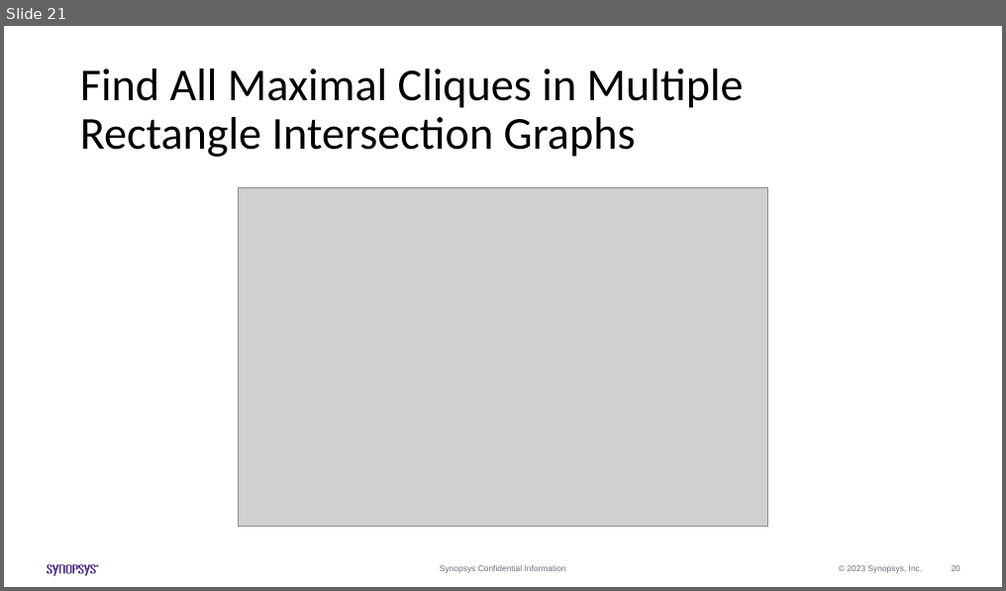
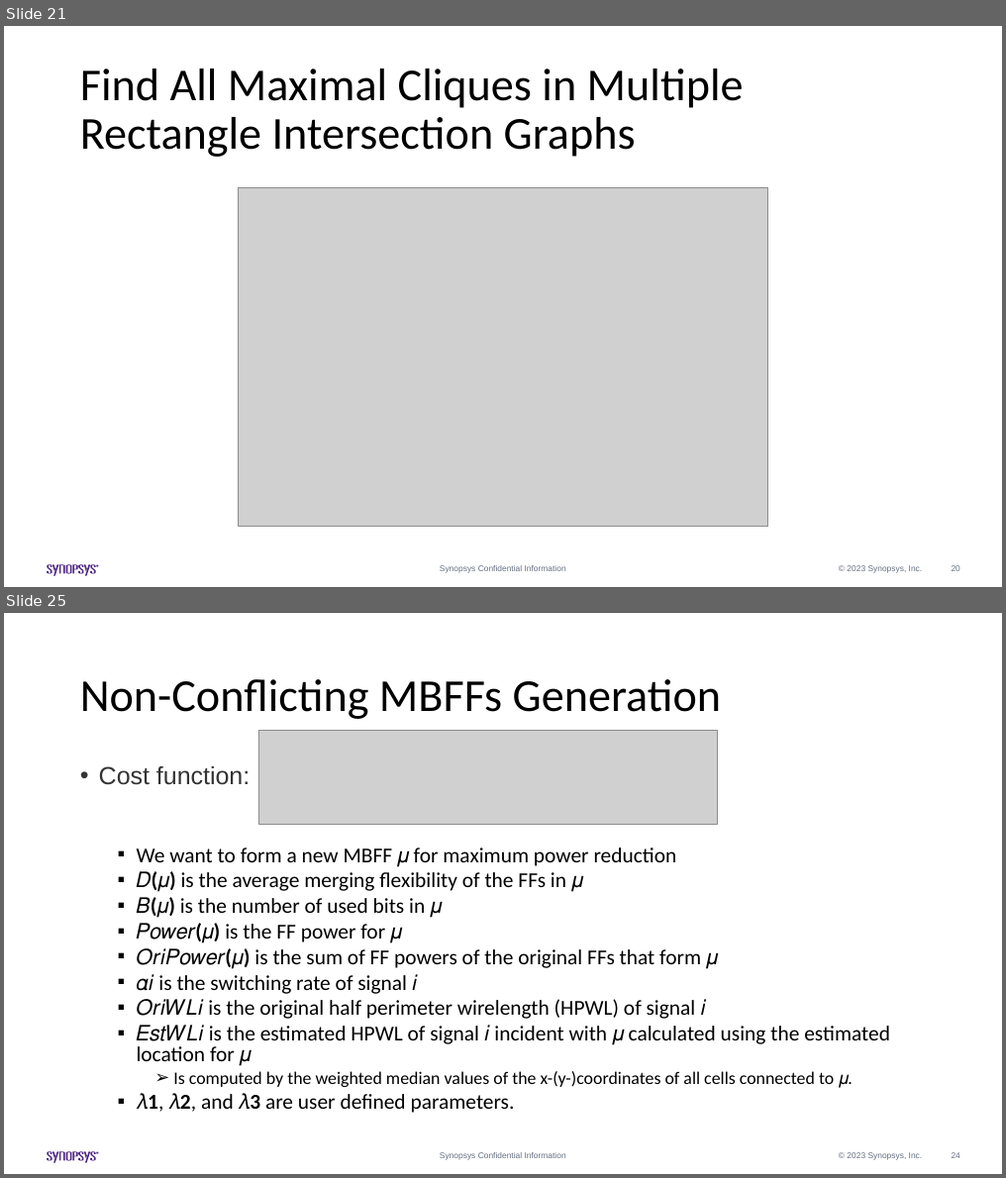
Before and after one commit to Pacific-Feng-Studuies/Studied-Papers, a slide deck: Synopsys Intern/Generation of Mixed-Driving Multi-Bit Flip-Flops for Power/Generation of Mixed-Driving Multi-Bit Flip-Flops for Power.pptx. Shown one above the other, each under a label of ours: slide 21 before the commit, slides 21 and 25 after it; the slides between them are not shown. The pictures are 1006x591 and 1006x1178 pixels, drawn with LibreOffice and Linux fonts; fonts in the diff are those of the drawing; grey boxes stand for pictures. Boxes give left, top, right and bottom in pixels: in the first picture for what was removed or moved away, otherwise in the second. Text is boxed around its words. In the diff, an @@ line names an element or a change of style, - is before the commit and + after.

```diff
--- a/Synopsys Intern/Generation of Mixed-Driving Multi-Bit Flip-Flops for Power/Generation of Mixed-Driving Multi-Bit Flip-Flops for Power.pptx
+++ b/Synopsys Intern/Generation of Mixed-Driving Multi-Bit Flip-Flops for Power/Generation of Mixed-Driving Multi-Bit Flip-Flops for Power.pptx
@@ slide 25 added at box(4, 613, 1002, 1174), background #FFFFFF; not listed: 14 template elements that a slide beside it also shows @@
@@ title added at box(80, 679, 721, 719), 44 pt, text #000000 @@
+Non-Conflicting MBFFs Generation
@@ picture added at box(258, 731, 718, 824) @@
@@ text added at box(99, 766, 890, 1113), 20.4 pt, text #000000 @@
+• Cost function:
+  ▪ We want to form a new MBFF 𝜇 for maximum power reduction
+  ▪ 𝐷(𝜇) is the average merging flexibility of the FFs in 𝜇
+  ▪ 𝐵(𝜇) is the number of used bits in 𝜇
+  ▪ 𝑃𝑜𝑤𝑒𝑟(𝜇) is the FF power for 𝜇
+  ▪ 𝑂𝑟𝑖𝑃𝑜𝑤𝑒𝑟(𝜇) is the sum of FF powers of the original FFs that form 𝜇
+  ▪ 𝛼𝑖 is the switching rate of signal 𝑖
+  ▪ 𝑂𝑟𝑖𝑊𝐿𝑖 is the original half perimeter wirelength (HPWL) of signal 𝑖
+  ▪ 𝐸𝑠𝑡𝑊𝐿𝑖 is the estimated HPWL of signal 𝑖 incident with 𝜇 calculated using the estimated location for 𝜇
+    ➢ Is computed by the weighted median values of the x-(y-)coordinates of all cells connected to 𝜇.
+  ▪ 𝜆1, 𝜆2, and 𝜆3 are user defined parameters.
```
Also in this commit, not shown: 1 slide changed, 18 other slides added.
